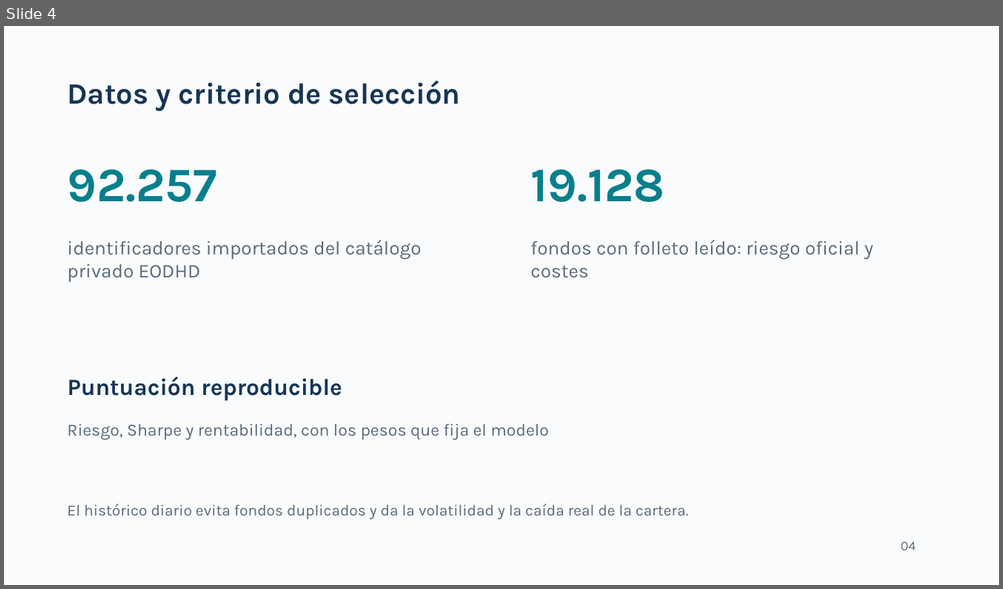
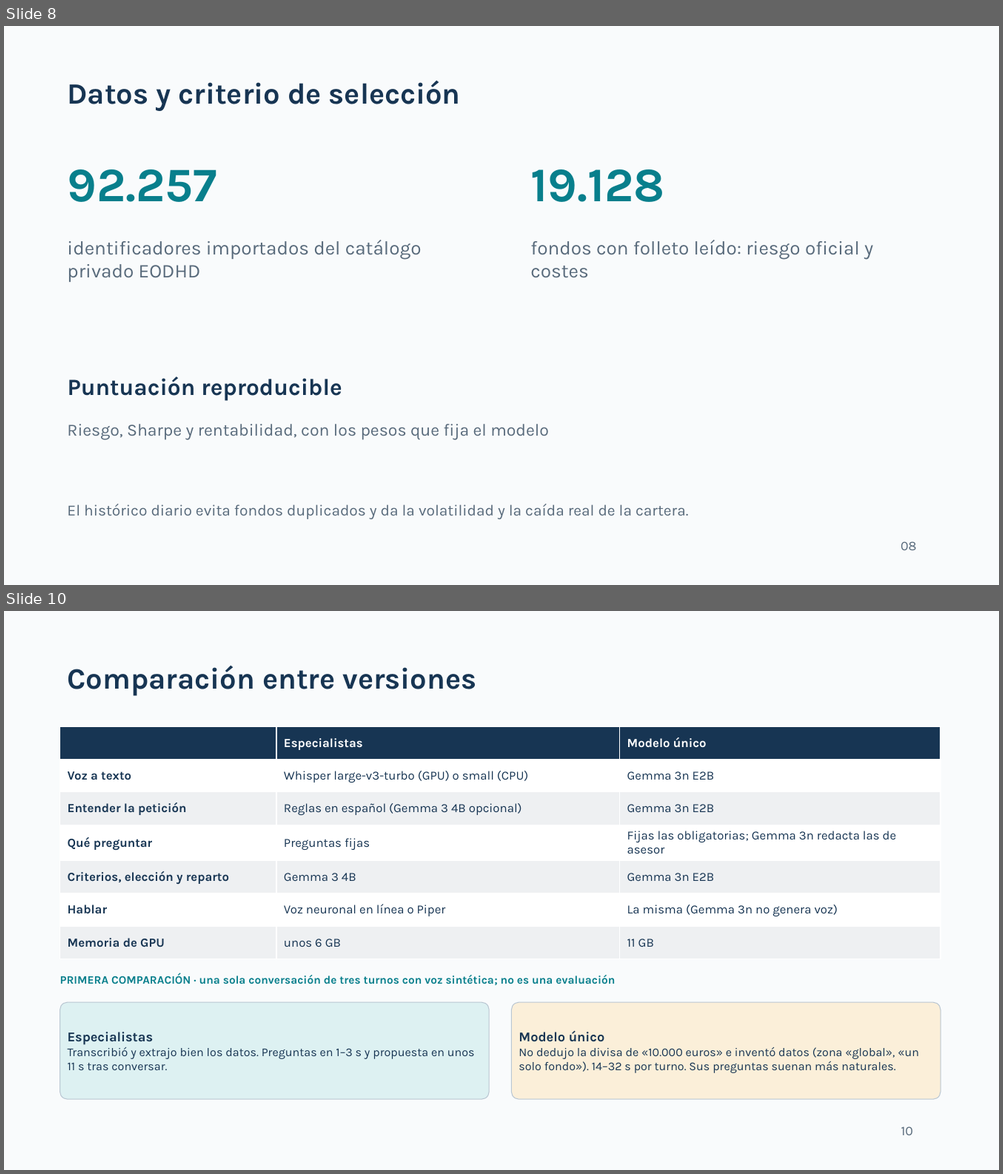
Before and after one commit to NataliaSJO/Taller_B5_T4_Multimodales, a slide deck: docs/pitch_fondoclaro_v3.pptx. Shown one above the other, each under a label of ours: slide 4 before the commit, slides 8 and 10 after it; the slides between them are not shown. The pictures are 1003x589 and 1003x1174 pixels, drawn with LibreOffice and Linux fonts; fonts in the diff are those of the drawing. Boxes give left, top, right and bottom in pixels: in the first picture for what was removed or moved away, otherwise in the second. Text is boxed around its words. In the diff, an @@ line names an element or a change of style, - is before the commit and + after.

```diff
--- a/docs/pitch_fondoclaro_v3.pptx
+++ b/docs/pitch_fondoclaro_v3.pptx
@@ slide 10 added at (x1=4, y1=611, x2=999, y2=1170), background #F9FBFC @@
@@ text added at (x1=68, y1=665, x2=477, y2=696), 28.5 pt, text #173553, bold @@
+Comparación entre versiones
@@ table added at (x1=60, y1=726, x2=940, y2=957), 7 rows, 3 columns @@
+ | Especialistas | Modelo único
+Voz a texto | Whisper large-v3-turbo (GPU) o small (CPU) | Gemma 3n E2B
+Entender la petición | Reglas en español (Gemma 3 4B opcional) | Gemma 3n E2B
+Qué preguntar | Preguntas fijas | Fijas las obligatorias; Gemma 3n redacta las de asesor
+Criterios, elección y reparto | Gemma 3 4B | Gemma 3n E2B
+Hablar | Voz neuronal en línea o Piper | La misma (Gemma 3n no genera voz)
+Memoria de GPU | unos 6 GB | 11 GB
@@ text added at (x1=60, y1=974, x2=614, y2=985), 11 pt, text #087F8C, bold @@
+PRIMERA COMPARACIÓN · una sola conversación de tres turnos con voz sintética; no es una evaluación
@@ rounded rectangle added at (x1=60, y1=1002, x2=489, y2=1099), fill #DDF1F2, outline #B9C6D2 0.75 pt, 11.5 pt, text #173553 @@
+Especialistas
+Transcribió y extrajo bien los datos. Preguntas en 1–3 s y propuesta en unos 11 s tras conversar.
@@ rounded rectangle added at (x1=512, y1=1002, x2=940, y2=1099), fill #FBEFD9, outline #B9C6D2 0.75 pt, 11.5 pt, text #173553 @@
+Modelo único
+No dedujo la divisa de «10.000 euros» e inventó datos (zona «global», «un solo fondo»). 14–32 s por turno. Sus preguntas suenan más naturales.
@@ text added at (x1=901, y1=1127, x2=913, y2=1136), 12.8 pt, text #586A7B @@
+10
@@ what was slide 4 is now slide 8 @@
@@ slide 8 changed as well @@
@@ text at (x1=900, y1=542, x2=916, y2=551): text changed @@
-04
+08
```
Also in this commit, not shown: 4 other slides changed, 6 other slides added.
